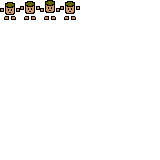
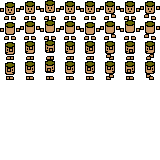
Layered file, before and after one edit (160x160). Changes by layer:
removed layer "칠하기 레이어 1" over [0, 1, 128, 80]
added layer "칠하기 레이어 1 병합됨" (1st of 2) above "칠하기 레이어 1 병합됨" over [64, 1, 160, 80]
added layer "칠하기 레이어 1 병합됨" (2nd of 2) above "Background" over [0, 1, 128, 80]
